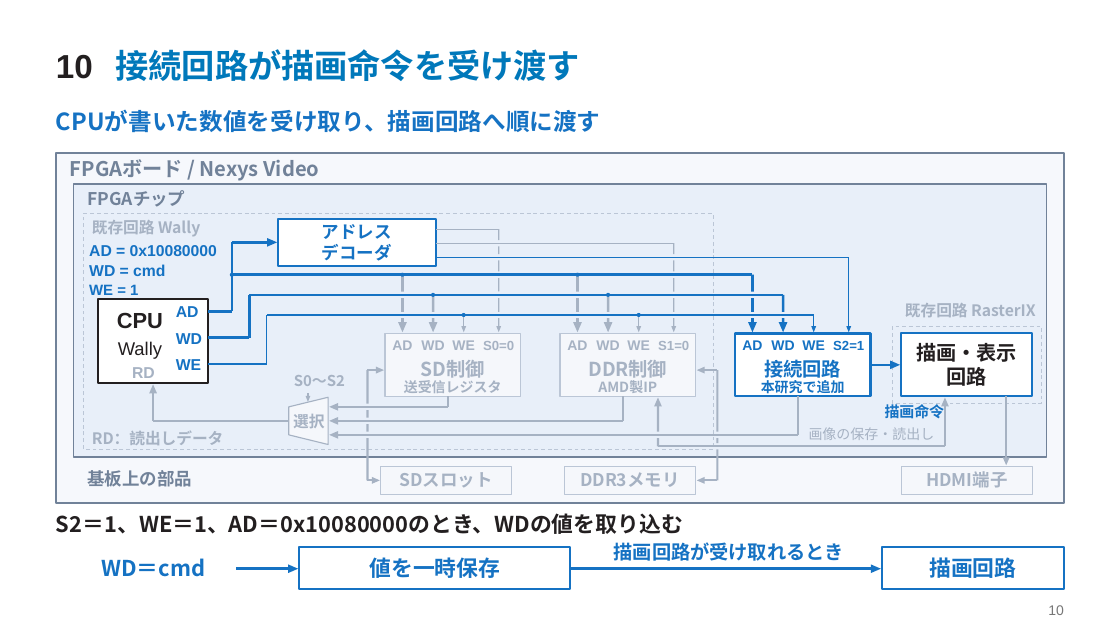
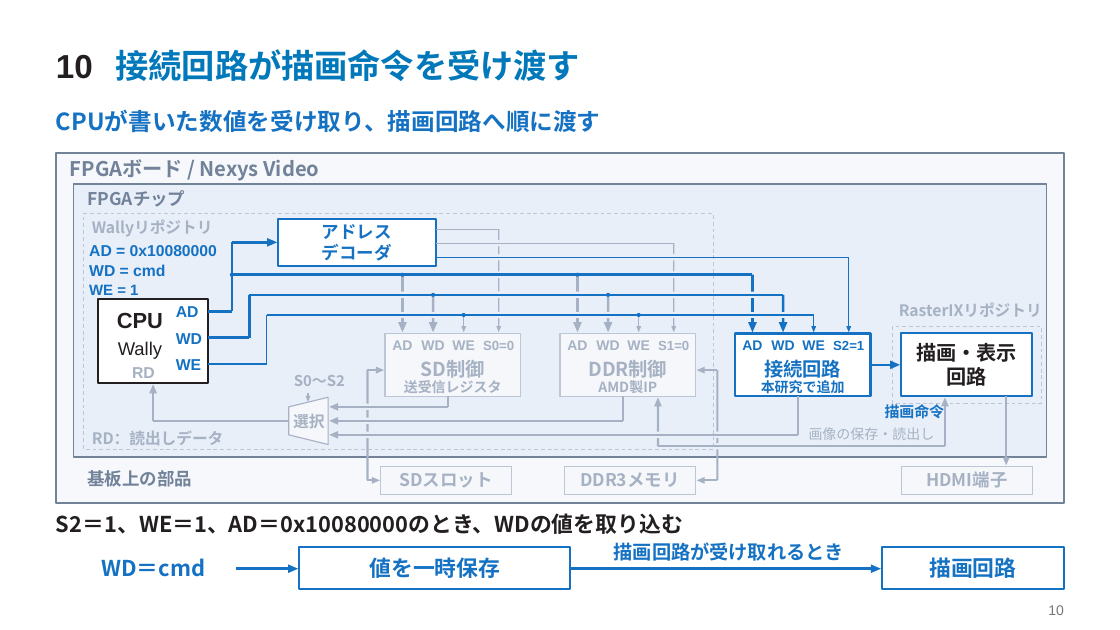
Before and after one commit to SoshiroFujimori/wally-game-console-research, a slide deck: slide 10 of docs/presentation/中間発表_主要事項.pptx. Drawn at 1120x630 pixels with LibreOffice and Linux fonts; fonts in the diff are those of the drawing. Boxes give left, top, right and bottom in pixels: in the first picture for what was removed or moved away, otherwise in the second. Text is boxed around its words. In the diff, an @@ line names an element or a change of style, - is before the commit and + after.

```diff
--- a/docs/presentation/中間発表_主要事項.pptx
+++ b/docs/presentation/中間発表_主要事項.pptx
@@ text at (92,220,213,236): text changed @@
-既存回路 Wally
+Wallyリポジトリ
@@ text at (899,303,1042,317): text changed @@
-既存回路 RasterIX
+RasterIXリポジトリ
```
Also in this commit, not shown: 13 other slides changed, 25 other files.
